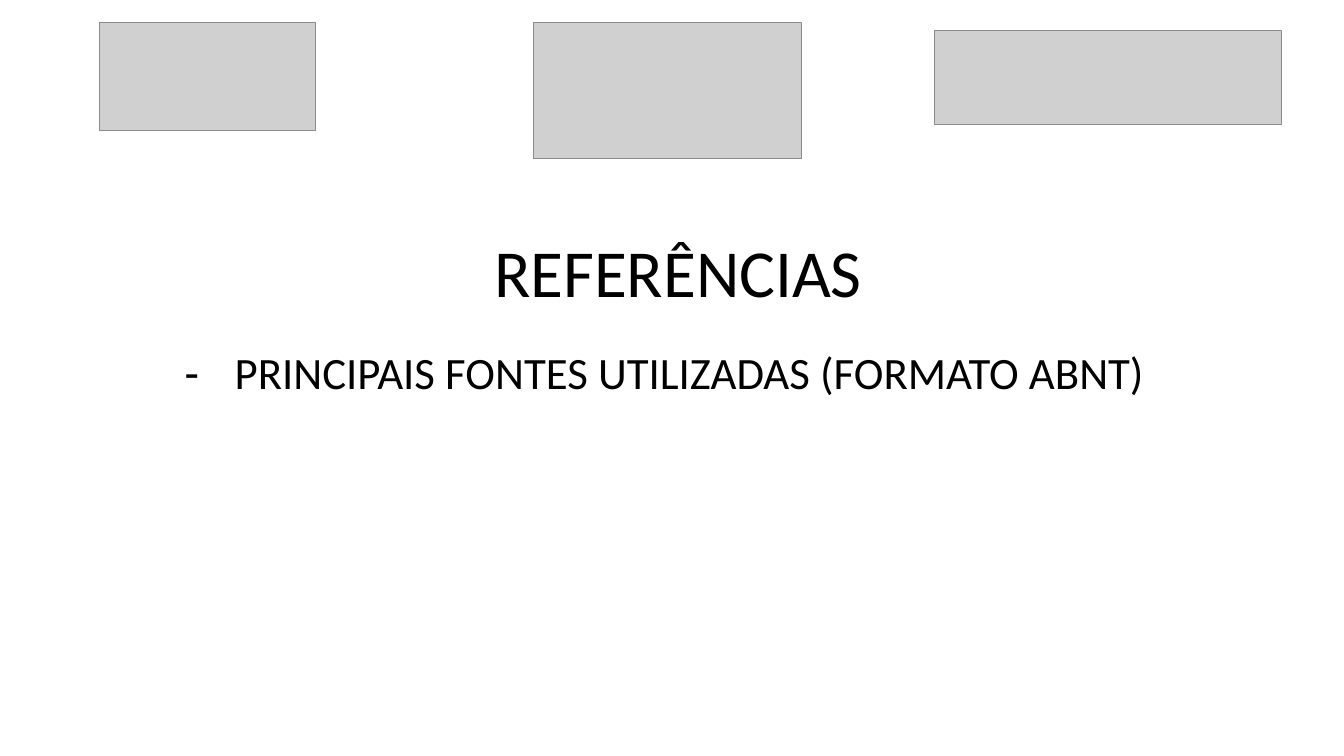
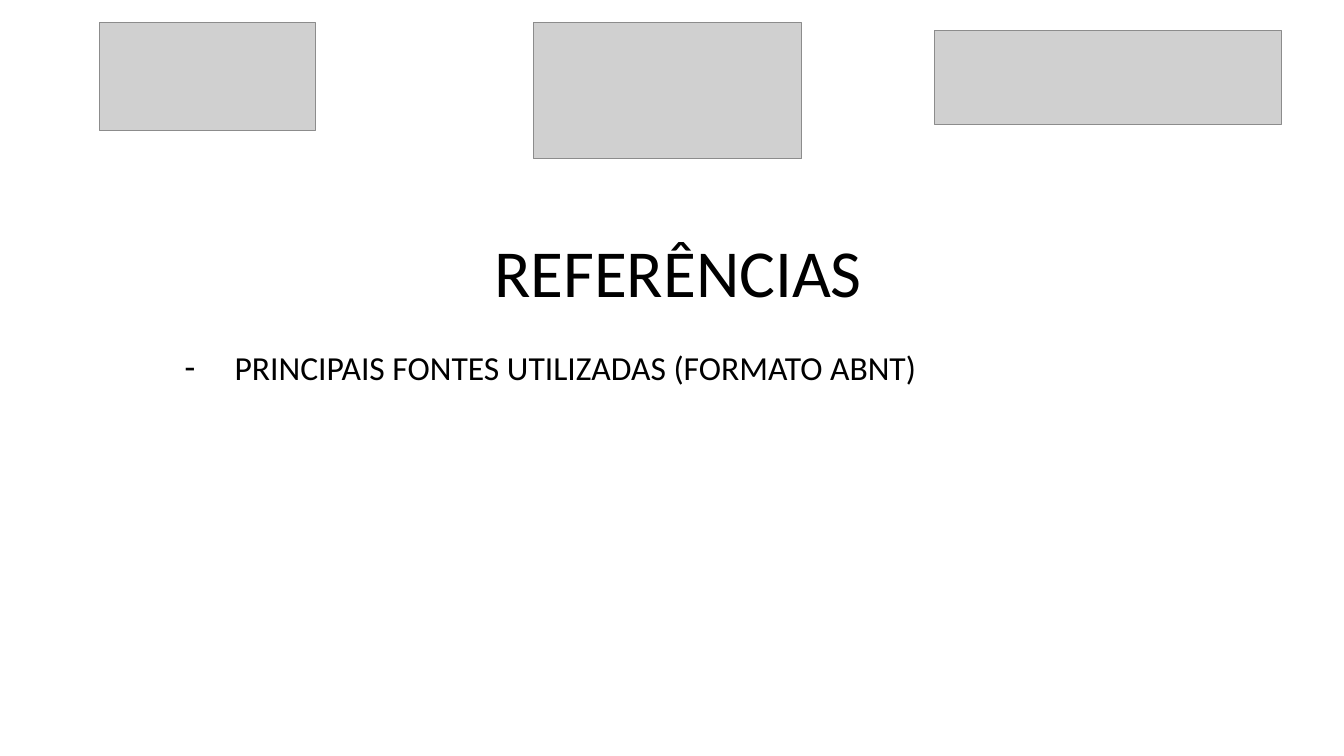
Before and after one commit to luanmenezesx/TCC-CCB, a slide deck: slide 18 of Modelo slides apresentação TCC.pptx (slide 14 before the commit). Drawn at 1344x756 pixels with LibreOffice and Linux fonts; fonts in the diff are those of the drawing; grey boxes stand for pictures. Boxes give left, top, right and bottom in pixels: in the first picture for what was removed or moved away, otherwise in the second. Text is boxed around its words. In the diff, an @@ line names an element or a change of style, - is before the commit and + after.

```diff
--- a/Modelo slides apresentação TCC.pptx
+++ b/Modelo slides apresentação TCC.pptx
@@ subtitle "PRINCIPAIS FONTES UTILIZADAS (FORMATO ABNT)" at (x1=235, y1=355, x2=916, y2=385): size 32 to 24 pt @@
```
Also in this commit, not shown: 9 other slides changed, 7 slides added, 3 slides removed, 13 other files.
